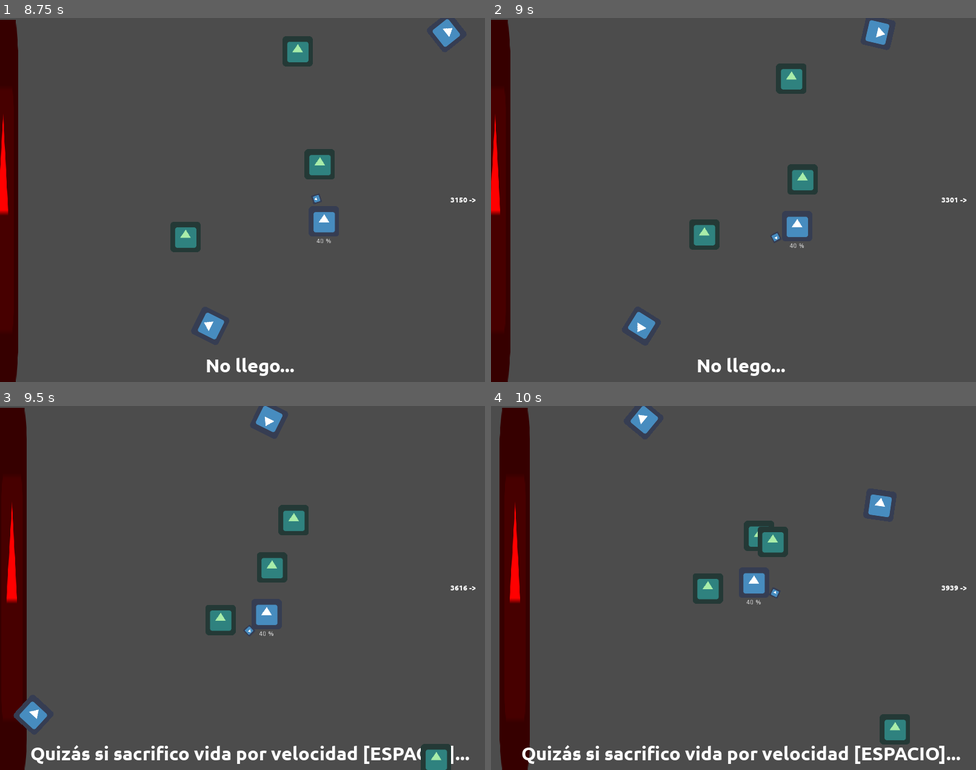
Above: before the commit, frames 1-4 (two rows, left to right).
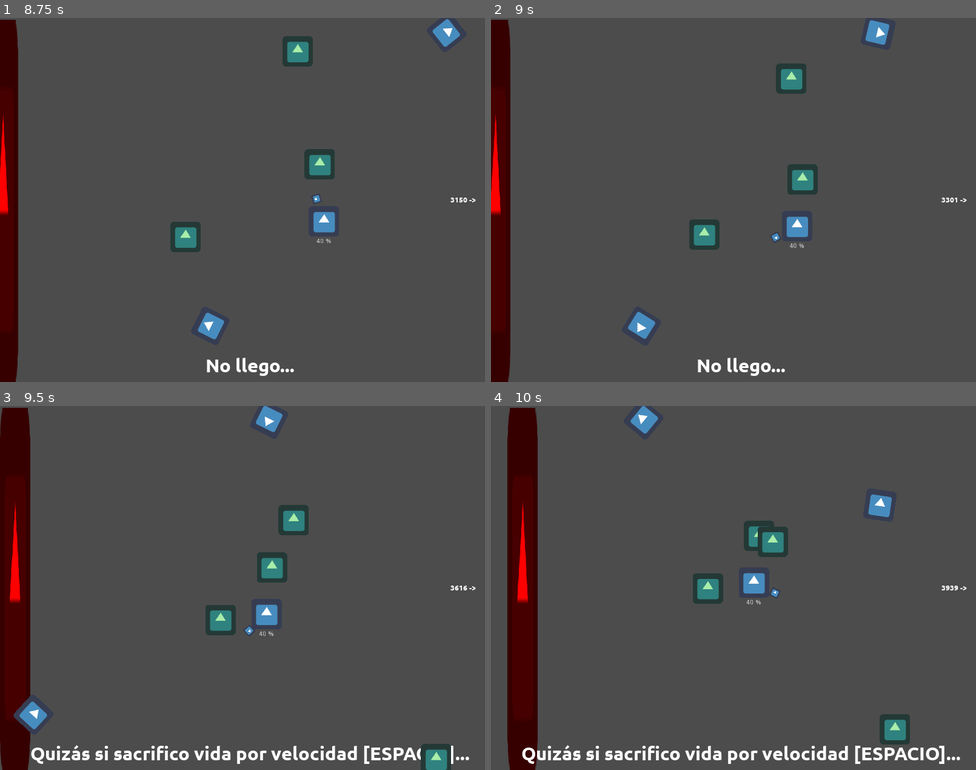
Above: after the commit, the same moments.

Repository: moisesjbc/cinco-etapas
Game: Godot game, scene res://scenes/main_scene/main_scene.tscn
Two runs of this game, one before a commit and one after it. Both use one fixed random seed, a clock stepped at 60 frames per second and the inputs below. The engine's default icon, where the game draws it, is replaced by a stand-in: a white triangle on a blue panel in a dark square.
Inputs (mouse positions are in pixels of both pictures, inside the frame that each line leads up to):
- Up to frame 1 (8.75 s): tap Enter at 0.5 s; move the mouse to (349, 181) at 0.52 s; hold Right (ui_right) 0.53-1.28 s; move the mouse to (145, 218) at 1.27 s; hold Down (ui_down) 1.28-2.03 s; move the mouse to (291, 119) at 2.02 s; hold Right (ui_right) 2.03-2.78 s; move the mouse to (218, 272) at 2.77 s; hold Up (ui_up) 2.78-3.53 s; move the mouse to (388, 254) at 3.52 s; hold Left (ui_left) 3.53-5.03 s; move the mouse to (97, 145) at 4.27 s; move the mouse to (266, 200) at 5.02 s; hold Down (ui_down) 5.03-5.78 s; move the mouse to (169, 109) at 5.77 s; hold Right (ui_right) 5.78-6.53 s; move the mouse to (349, 181) at 6.52 s; hold Up (ui_up) 6.53-7.28 s; move the mouse to (145, 218) at 7.27 s; hold Right (ui_right) 7.28-8.03 s; move the mouse to (291, 119) at 8.02 s; hold Down (ui_down) from 8.03 s (still down)
- Up to frame 2 (9 s): move the mouse to (709, 272) at 8.77 s; release Down (ui_down) at 8.78 s; hold Left (ui_left) from 8.78 s (still down)
- Up to frame 3 (9.5 s): keep holding Left (ui_left)
- Up to frame 4 (10 s): move the mouse to (879, 642) at 9.52 s; release Left (ui_left) at 9.53 s; hold Up (ui_up) from 9.53 s (still down)

Frame 1 is identical in both runs. In frame 2, 0.1% of the frame differs, in the area x 0-4%, y 0-100%; in frame 3, 1.1%; in frame 4, 3.8%, in the area x 1-10%, y 0-100%.

Commit message:
Fixed death advance

Diff:
--- a/godot-project/scenes/death/death.gd
+++ b/godot-project/scenes/death/death.gd
@@ -12,11 +12,8 @@
 		velocity = Vector2(-1.0, 0.0)
 
 func _physics_process(delta):
-	#print("process ", is_colliding())
-	var relative_speed = player.base_speed - player.speed
-
-	if relative_speed > 0:
-		var collision = translate(velocity * max(relative_speed, 0) * delta)
+	if player.n_sticked_friends > 0:
+		var collision = translate(velocity * player.n_sticked_friends * 30 * delta)
 
 
 func _on_death_body_entered(body):
